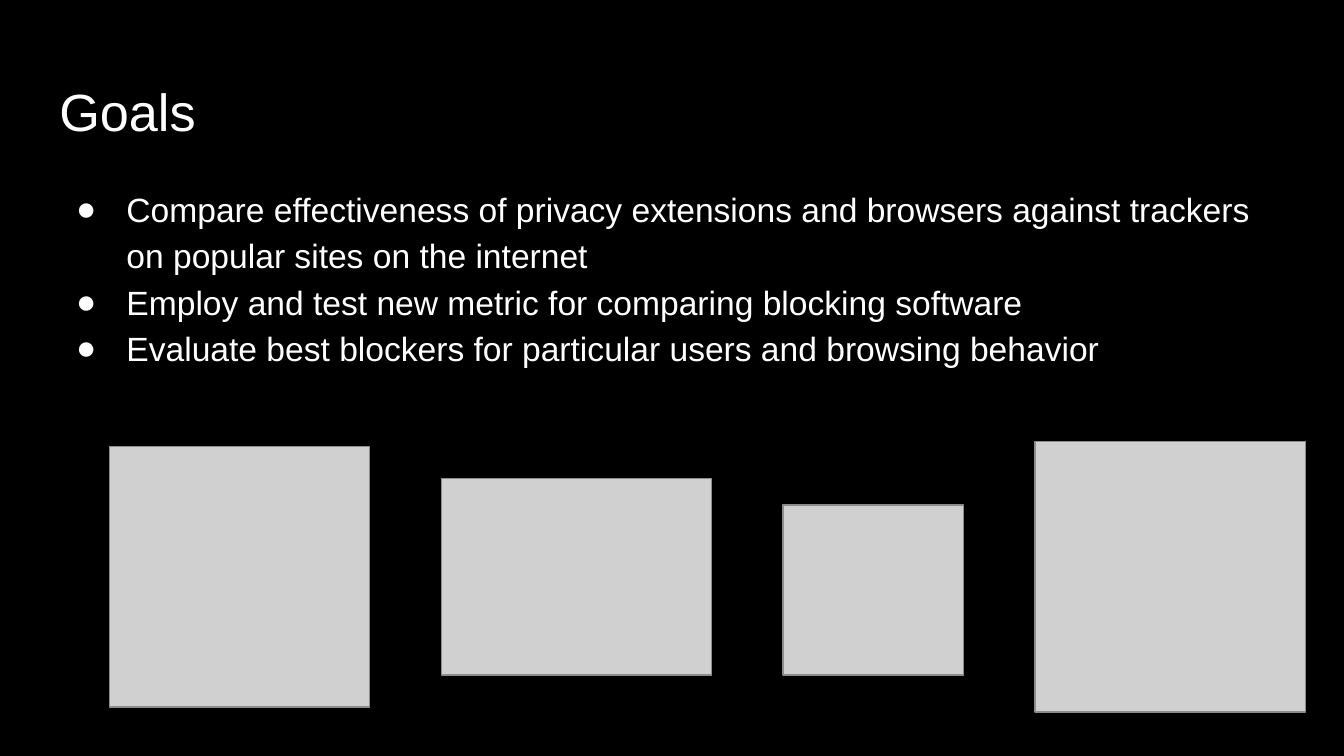
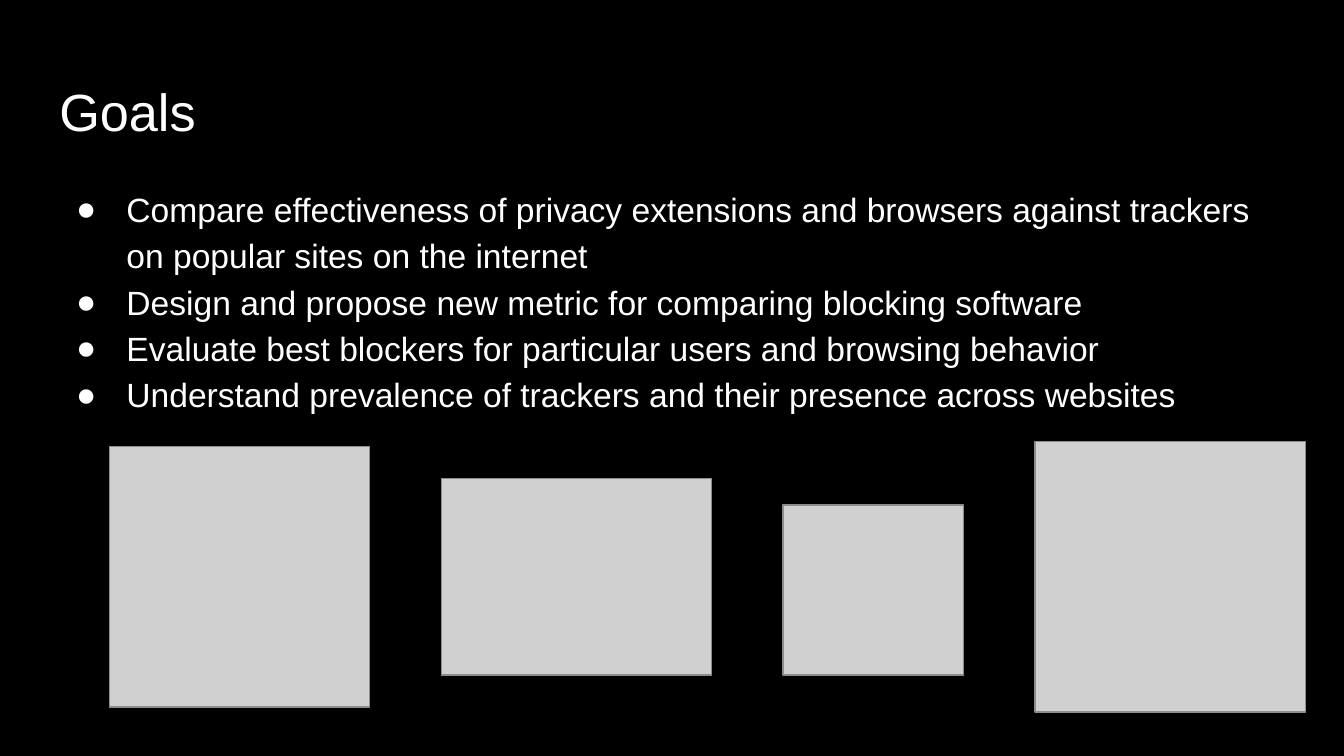
Before and after one commit to liangw6/XYZ, a slide deck: slide 3 of Final Presentation.pptx. Drawn at 1344x756 pixels with LibreOffice and Linux fonts; fonts in the diff are those of the drawing; grey boxes stand for pictures. Boxes give left, top, right and bottom in pixels: in the first picture for what was removed or moved away, otherwise in the second. Text is boxed around its words. In the diff, an @@ line names an element or a change of style, - is before the commit and + after.

```diff
--- a/Final Presentation.pptx
+++ b/Final Presentation.pptx
@@ text at [126, 290, 1082, 321]: text changed @@
-● Employ and test new metric for comparing blocking software
+● Design and propose new metric for comparing blocking software
@@ text at [126, 382, 1176, 413]: paragraph added @@
+● Understand prevalence of trackers and their presence across websites
```
Also in this commit, not shown: 4 other slides changed.
